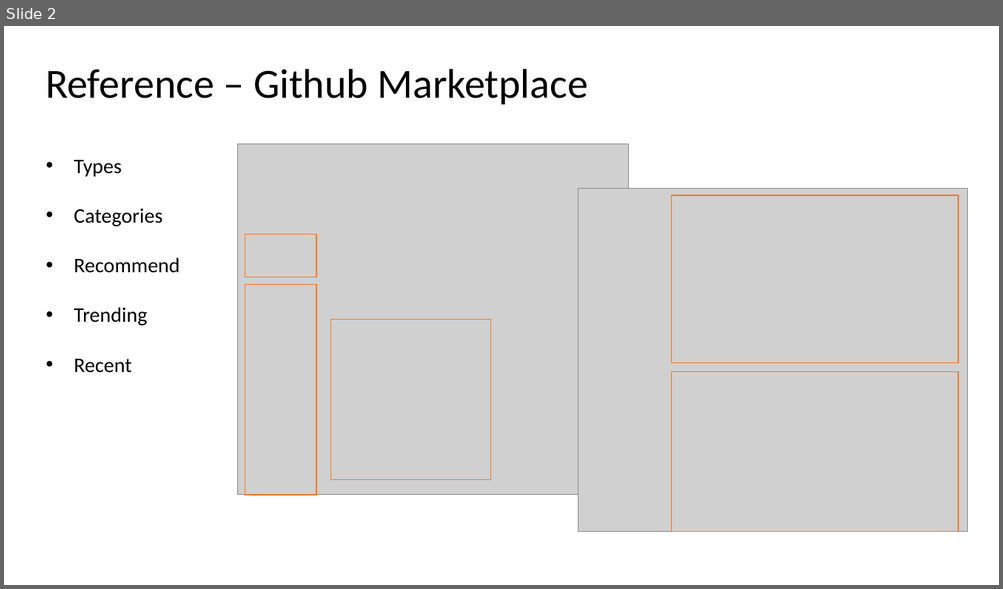
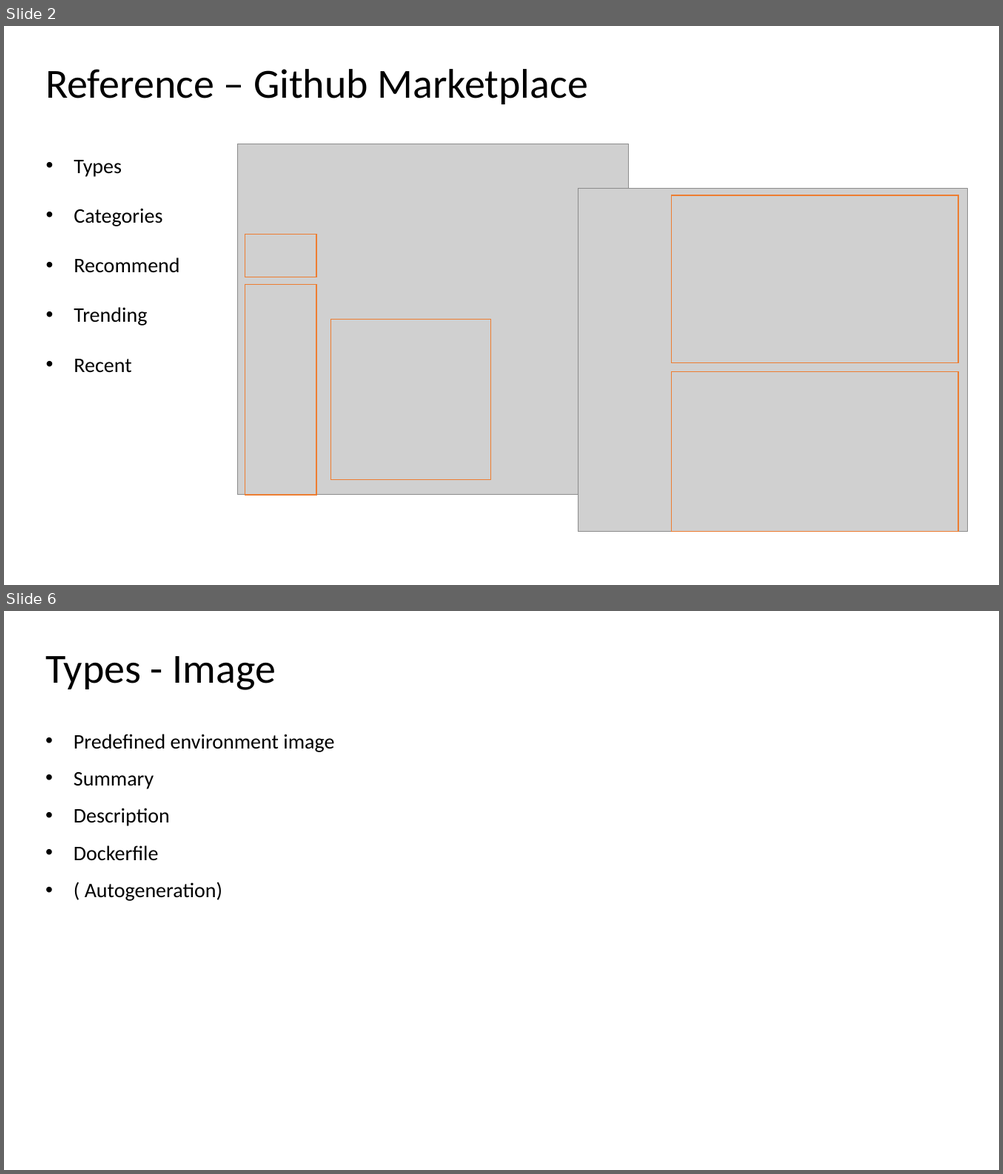
Before and after one commit to microsoft/openpaimarketplace, a slide deck: design/marketplace design user story.pptx. Shown one above the other, each under a label of ours: slide 2 before the commit, slides 2 and 6 after it; the slides between them are not shown. The pictures are 1003x589 and 1003x1174 pixels, drawn with LibreOffice and Linux fonts; fonts in the diff are those of the drawing; grey boxes stand for pictures. Boxes give left, top, right and bottom in pixels: in the first picture for what was removed or moved away, otherwise in the second. Text is boxed around its words. In the diff, an @@ line names an element or a change of style, - is before the commit and + after.

```diff
--- a/design/marketplace design user story.pptx
+++ b/design/marketplace design user story.pptx
@@ slide 6 added at (4, 611, 999, 1170), background #FFFFFF @@
@@ title added at (45, 656, 276, 690), 40 pt, text #000000 @@
+Types - Image
@@ text added at (74, 734, 334, 901), 20 pt, text #000000 @@
+• Predefined environment image
+• Summary
+• Description
+• Dockerfile
+• ( Autogeneration)
```
Also in this commit, not shown: 5 slides changed, 7 other slides added.
